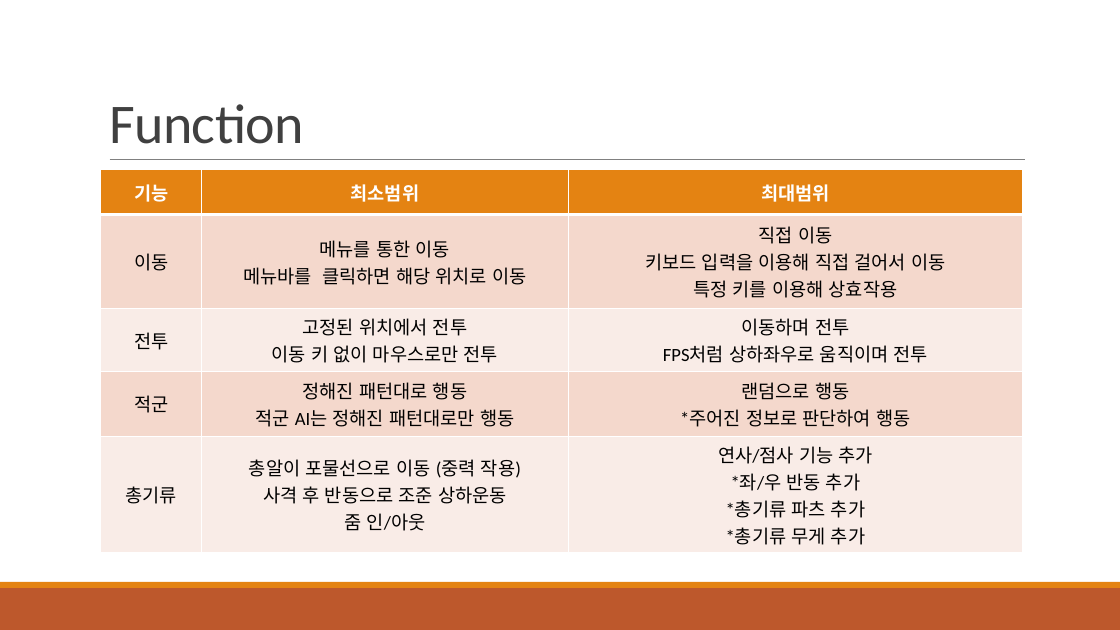
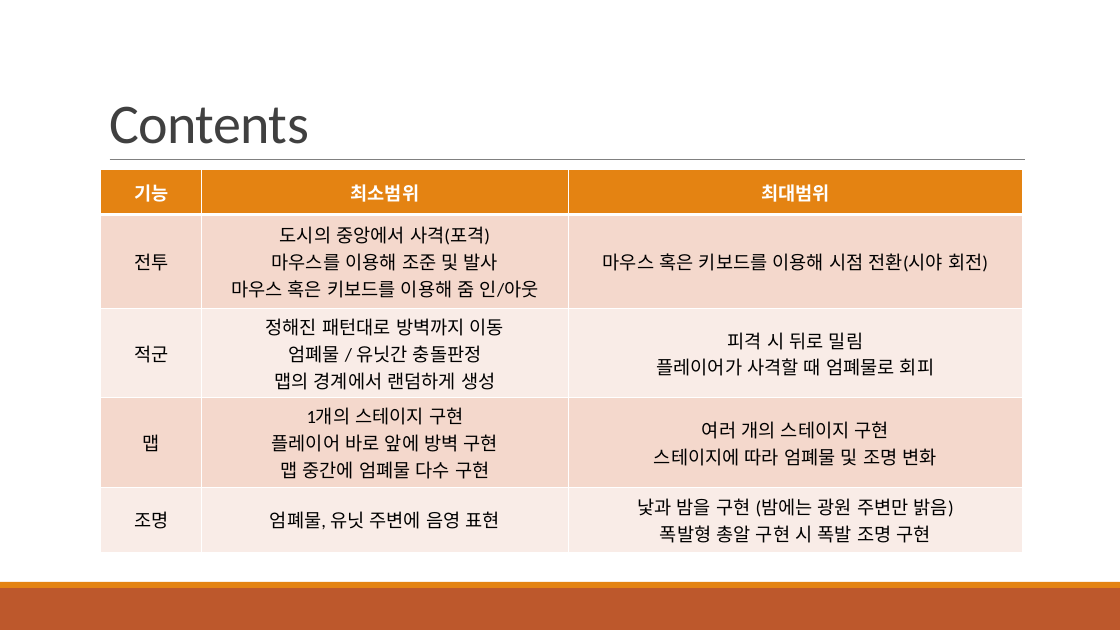
Before and after one commit to pcremnant/Computer-Graphics-Term-Project, a slide deck: slide 3 of ComputerGraphics TermProject.pptx (slide 4 before the commit). Drawn at 1120x630 pixels with LibreOffice and Linux fonts; fonts in the diff are those of the drawing. Boxes give left, top, right and bottom in pixels: in the first picture for what was removed or moved away, otherwise in the second. Text is boxed around its words. In the diff, an @@ line names an element or a change of style, - is before the commit and + after.

Commit message:
modify ppt file

```diff
--- a/ComputerGraphics TermProject.pptx
+++ b/ComputerGraphics TermProject.pptx
@@ title at bbox=[109, 106, 309, 144]: text changed @@
-Function
+Contents
@@ table at bbox=[101, 170, 1023, 547] @@
-row 2: 이동 | 메뉴를 통한 이동 / 메뉴바를 클릭하면 해당 위치로 이동 | 직접 이동 / 키보드 입력을 이용해 직접 걸어서 이동 / 특정 키를 이용해 상효작용
+row 2: 전투 | 도시의 중앙에서 사격(포격) / 마우스를 이용해 조준 및 발사 / 마우스 혹은 키보드를 이용해 줌 인/아웃 | 마우스 혹은 키보드를 이용해 시점 전환(시야 회전)
-row 3: 전투 | 고정된 위치에서 전투 / 이동 키 없이 마우스로만 전투 | 이동하며 전투 / FPS처럼 상하좌우로 움직이며 전투
+row 3: 적군 | 정해진 패턴대로 방벽까지 이동 / 엄폐물 / 유닛간 충돌판정 / 맵의 경계에서 랜덤하게 생성 | 피격 시 뒤로 밀림 / 플레이어가 사격할 때 엄폐물로 회피
-row 4: 적군 | 정해진 패턴대로 행동 / 적군 AI는 정해진 패턴대로만 행동 | 랜덤으로 행동 / *주어진 정보로 판단하여 행동
+row 4: 맵 | 1개의 스테이지 구현 / 플레이어 바로 앞에 방벽 구현 / 맵 중간에 엄폐물 다수 구현 | 여러 개의 스테이지 구현 / 스테이지에 따라 엄폐물 및 조명 변화
-row 5: 총기류 | 총알이 포물선으로 이동 (중력 작용) / 사격 후 반동으로 조준 상하운동 / 줌 인/아웃 | 연사/점사 기능 추가 / *좌/우 반동 추가 / *총기류 파츠 추가 / *총기류 무게 추가
+row 5: 조명 | 엄폐물, 유닛 주변에 음영 표현 | 낯과 밤을 구현 (밤에는 광원 주변만 밝음) / 폭발형 총알 구현 시 폭발 조명 구현
```
Also in this commit, not shown: 1 other slide changed, 2 slides added, 1 slide removed.
